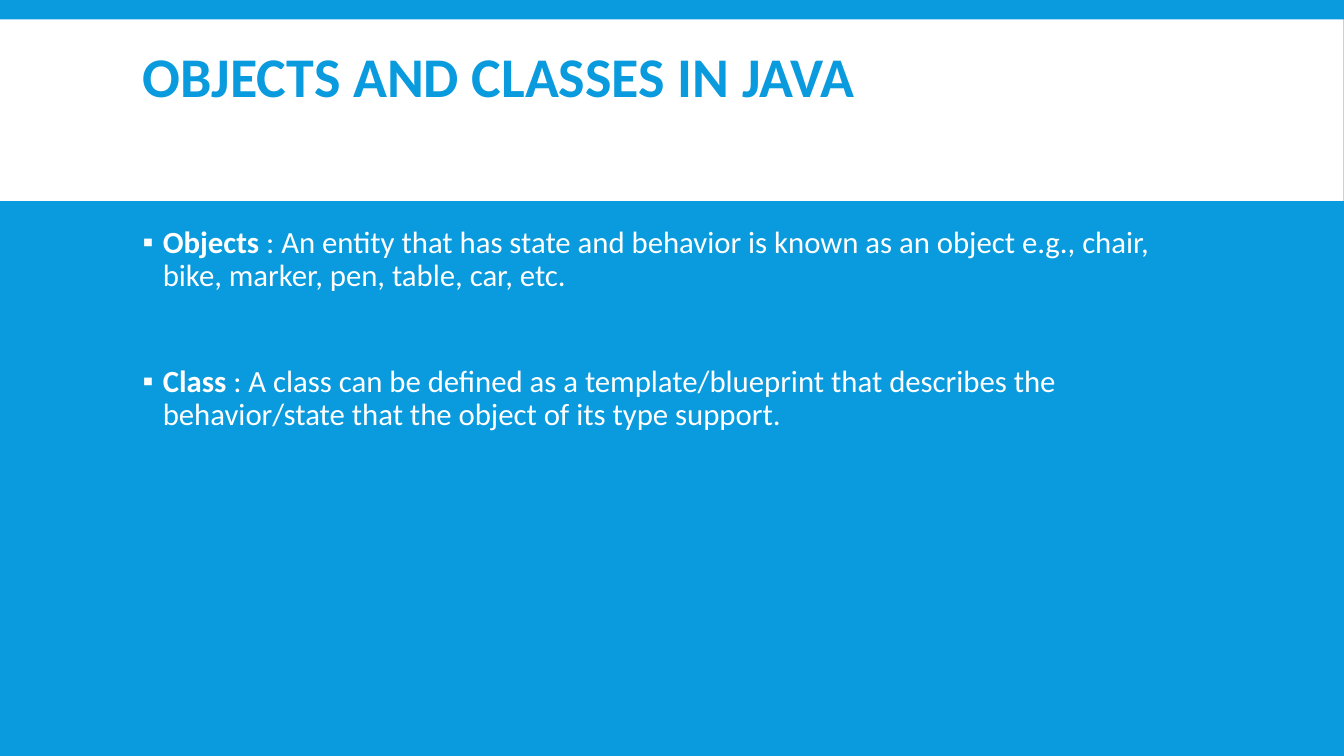
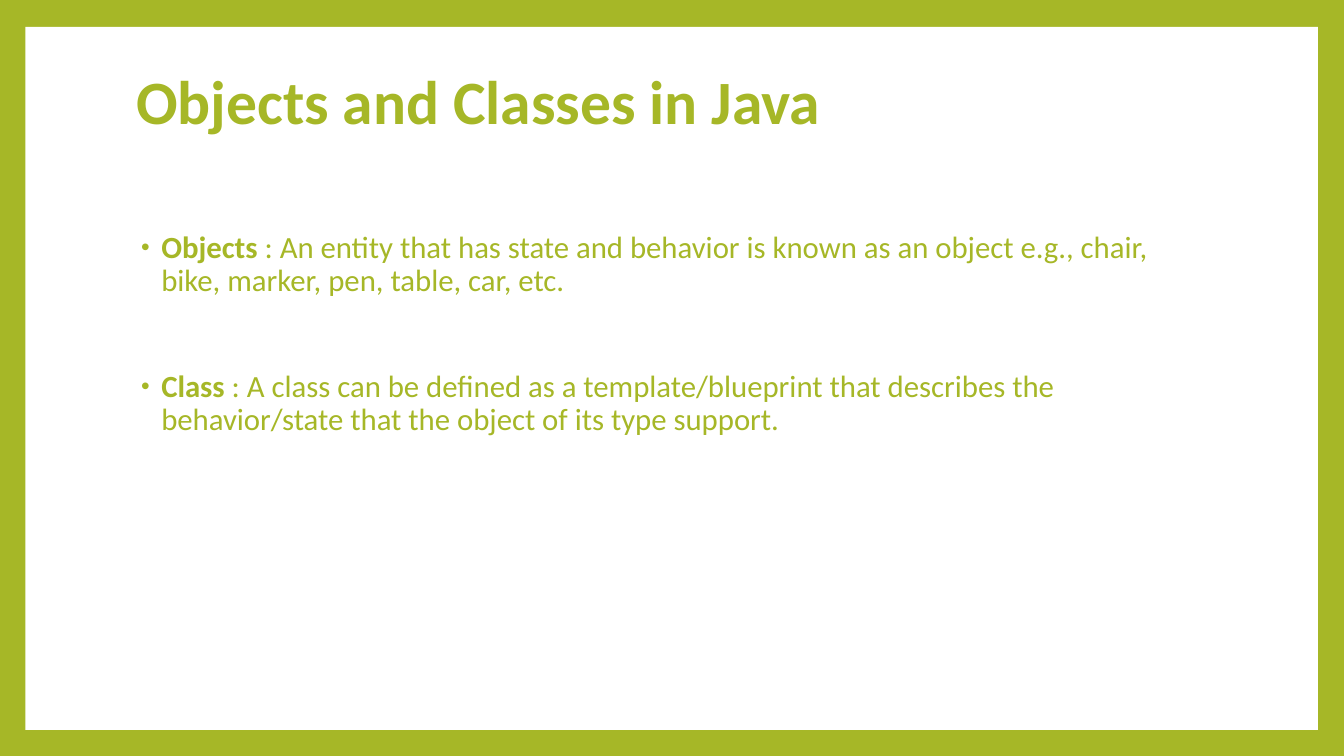
Before and after one commit to ramimhossain12/Java-Programming-Tutorial-OOP-Exercises, a slide deck: slide 3 of java tutarial for OOP/Object and Classes1.pptx. Drawn at 1344x756 pixels with LibreOffice and Linux fonts; fonts in the diff are those of the drawing. Boxes give left, top, right and bottom in pixels: in the first picture for what was removed or moved away, otherwise in the second. Text is boxed around its words. In the diff, an @@ line names an element or a change of style, - is before the commit and + after.

Commit message:
theme change

```diff
--- a/java tutarial for OOP/Object and Classes1.pptx
+++ b/java tutarial for OOP/Object and Classes1.pptx
@@ background #099BDD to #A6B727 @@
@@ rectangle: place and size @@
-rectangle at <box>0,19,1344,201</box>
+rectangle at <box>25,27,1318,730</box>
@@ title at <box>136,80,821,135</box>: text changed; size 40 to 44 pt; text colour #099BDD to #A6B727 @@
-OBJECTS AND CLASSES IN JAVA
+Objects and Classes in Java
@@ text "Objects : An entity that ..." at <box>161,236,1148,436</box>: text colour #FFFFFF to #A6B727; bullet ▪ to •; bullet colour #FFFFFF to #A6B727 @@
```
Also in this commit, not shown: 5 other slides changed.
